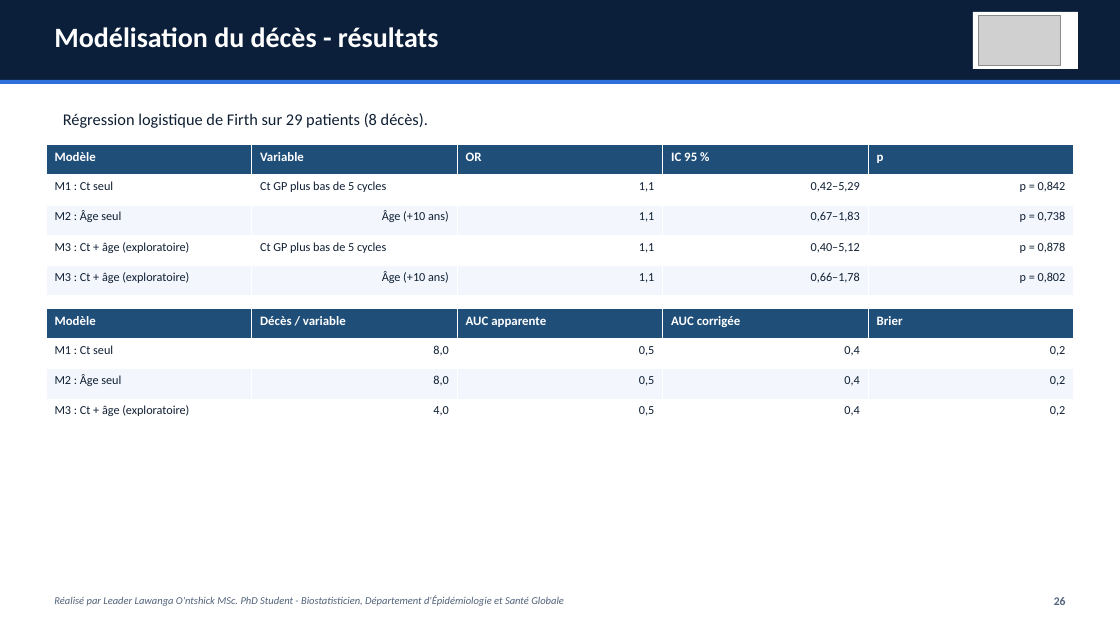
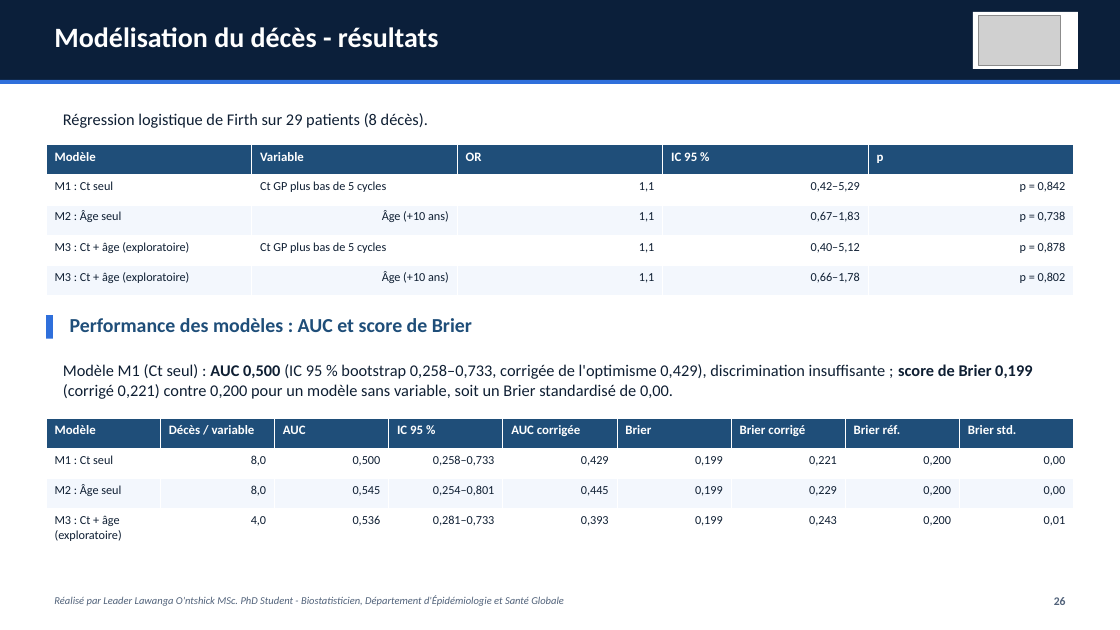
Before and after one commit to Ontshick/meuri-dashboard-public, a slide deck: slide 26 of telechargements/rapports/eap.pptx. Drawn at 1120x630 pixels with LibreOffice and Linux fonts; fonts in the diff are those of the drawing; grey boxes stand for pictures. Boxes give left, top, right and bottom in pixels: in the first picture for what was removed or moved away, otherwise in the second. Text is boxed around its words. In the diff, an @@ line names an element or a change of style, - is before the commit and + after.

```diff
--- a/telechargements/rapports/eap.pptx
+++ b/telechargements/rapports/eap.pptx
@@ rectangle added at (x1=46, y1=315, x2=53, y2=339), fill #2F6FDB @@
@@ text added at (x1=70, y1=318, x2=472, y2=332), 17 pt, text #1F4E79, bold @@
+Performance des modèles : AUC et score de Brier
@@ text added at (x1=63, y1=364, x2=1032, y2=399), 14 pt, text #0F1F33 @@
+Modèle M1 (Ct seul) : AUC 0,500 (IC 95 % bootstrap 0,258–0,733, corrigée de l'optimisme 0,429), discrimination insuffisante ; score de Brier 0,199 (corrigé 0,221) contre 0,200 pour un modèle sans variable, soit un Brier standardisé de 0,00.
@@ table at (x1=46, y1=418, x2=1075, y2=545) @@
-column 3: AUC apparente | 0,5 | 0,5 | 0,5
-column 4: AUC corrigée | 0,4 | 0,4 | 0,4
-column 5: Brier | 0,2 | 0,2 | 0,2
+column 3: AUC | 0,500 | 0,545 | 0,536
+column 4: IC 95 % | 0,258–0,733 | 0,254–0,801 | 0,281–0,733
+column 5: AUC corrigée | 0,429 | 0,445 | 0,393
+column 6: Brier | 0,199 | 0,199 | 0,199
+column 7: Brier corrigé | 0,221 | 0,229 | 0,243
+column 8: Brier réf. | 0,200 | 0,200 | 0,200
+column 9: Brier std. | 0,00 | 0,00 | 0,01
@@ table resized from (x1=46, y1=308, x2=1075, y2=429) to (x1=46, y1=418, x2=1075, y2=545) @@
```
Also in this commit, not shown: 1 other slide changed, 37 other files.
